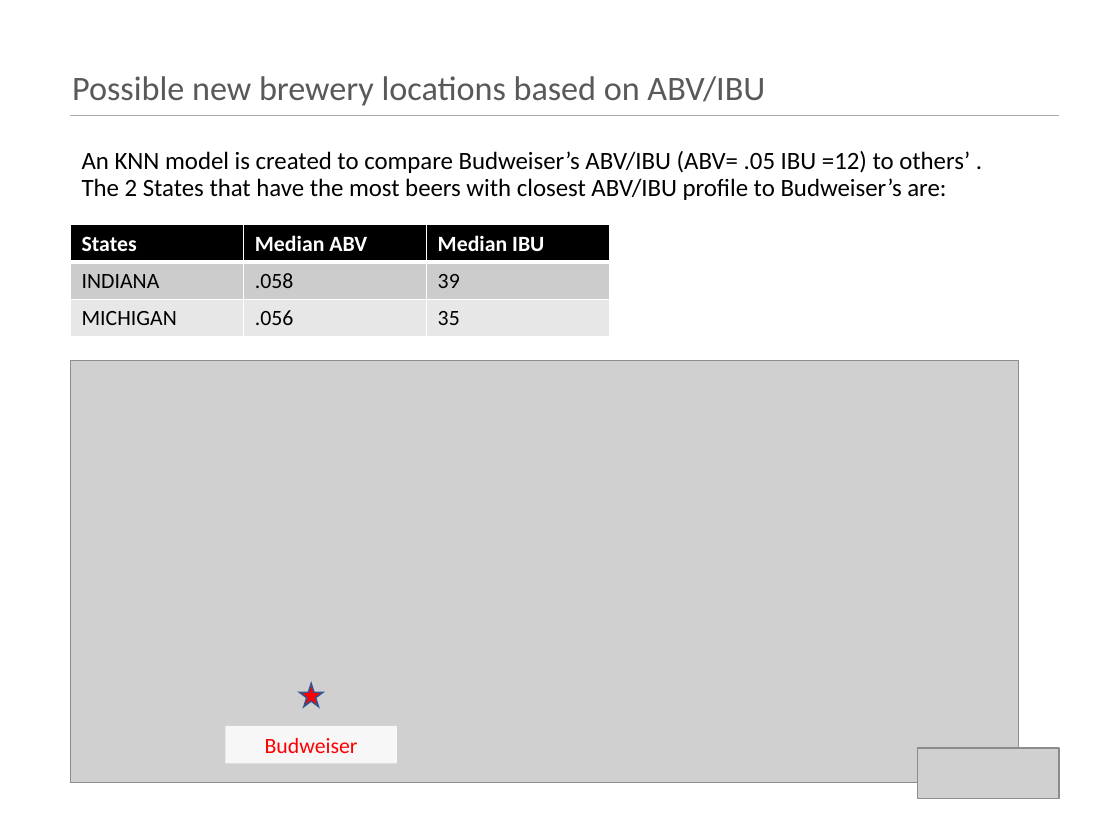
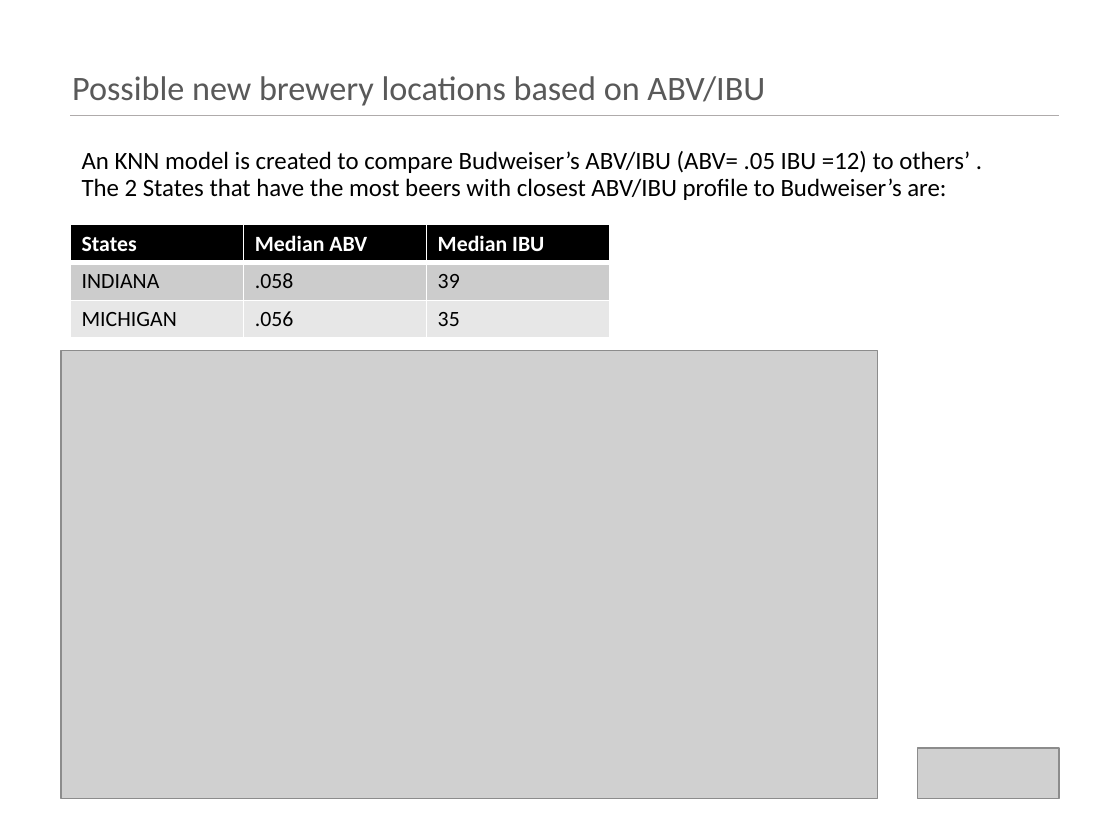
Before and after one commit to kristxh/6306-CaseStudy1-Beer, a slide deck: slide 16 of case_study_1_budweiser.pptx. Drawn at 1120x840 pixels with LibreOffice and Linux fonts; fonts in the diff are those of the drawing; grey boxes stand for pictures. Boxes give left, top, right and bottom in pixels: in the first picture for what was removed or moved away, otherwise in the second. Text is boxed around its words. In the diff, an @@ line names an element or a change of style, - is before the commit and + after.

```diff
--- a/case_study_1_budweiser.pptx
+++ b/case_study_1_budweiser.pptx
@@ picture: place and size @@
-picture at (71,361,1019,783)
+picture at (60,351,877,799)
@@ star removed at (299,683,323,707) @@
@@ rectangle removed at (225,726,396,764) @@
-Budweiser
```
